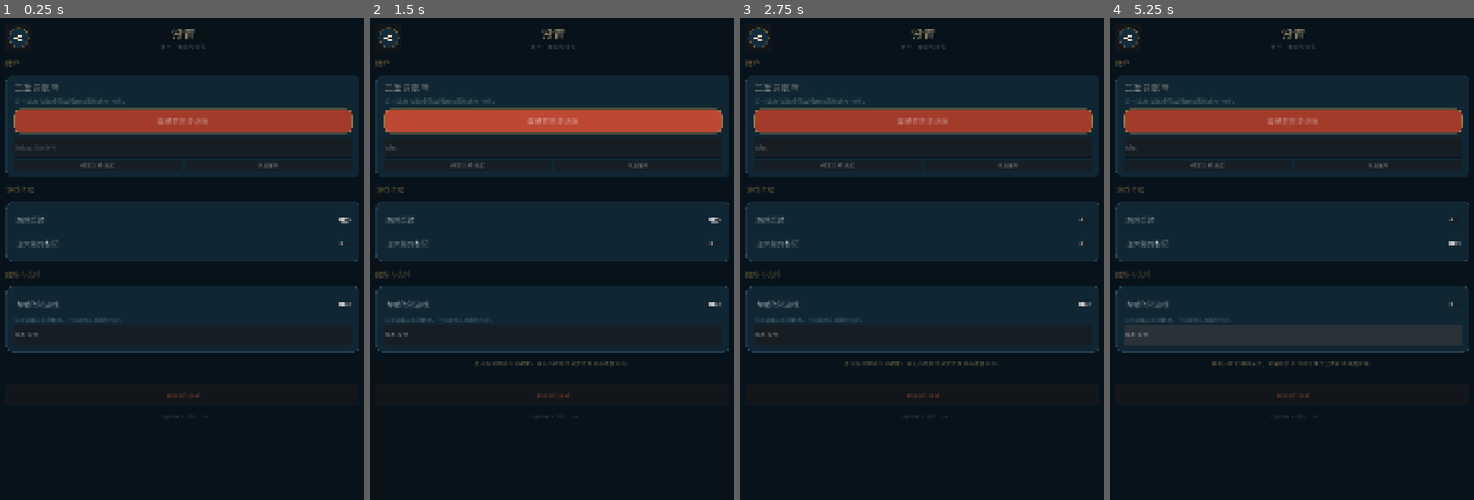
Above: before the commit, frames 1-4 (left to right).
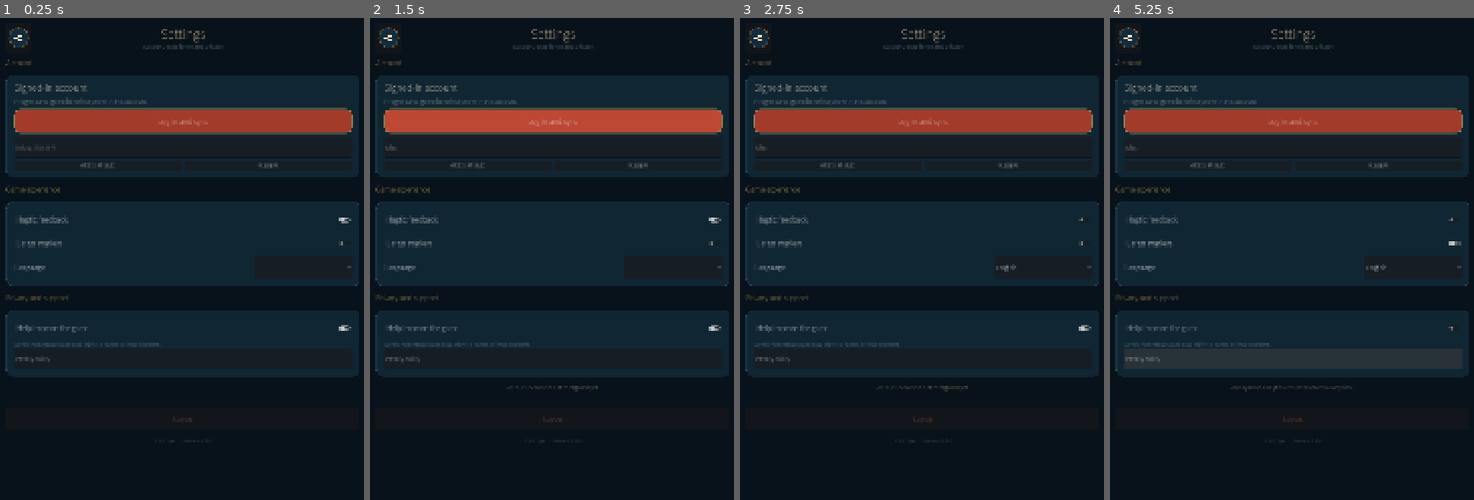
Above: after the commit, the same moments.

Repository: TheMGame/game-odd-spot
Game: Godot game, scene res://scenes/settings/settings.tscn
Two runs of this game, one before a commit and one after it. Both use one fixed random seed, a clock stepped at 60 frames per second and the inputs below. This scene is started directly instead of the project's main scene.
Inputs (mouse positions are in pixels of both pictures, inside the frame that each line leads up to):
- Up to frame 1 (0.25 s): no input
- Up to frame 2 (1.5 s): click (552, 148) at 0.52 s; type "Alex" at 0.6 s; click "登录并同步进度" (after the commit: "Log in and sync") at 1.25 s
- Up to frame 3 (2.75 s): click "触感反馈" (after the commit: "Haptic feedback") at 2 s
- Up to frame 4 (5.25 s): click "加大差异标记" (after the commit: "Larger markers") at 2.75 s; click "帮助改进游戏" (after the commit: "Help improve the game") at 3.5 s; click (1412, 268) at 4.25 s, where only the run after the commit has a clickable "English"; click "隐私政策" (after the commit: "Privacy policy") at 5 s

The runs differ from the first frame. In frame 1, 2.4% of the frame differs, in the area x 1-99%, y 2-89%; in frame 2, 2.6%; in frame 3, 2.6%; in frame 4, 8.9%.

Commit message:
feat: 增加多语言，修复一些 bug

Diff:
--- a/client/project.godot
+++ b/client/project.godot
@@ -27,10 +27,12 @@
 [autoload]
 
 SessionStore="*res://scripts/storage/session_store.gd"
+Preferences="*res://scripts/storage/preferences.gd"
 ApiClient="*res://scripts/api/api_client.gd"
+LanguagePackManager="*res://scripts/localization/language_pack_manager.gd"
+LocaleManager="*res://scripts/localization/locale_manager.gd"
 CatalogRepository="*res://scripts/catalog/catalog_repository.gd"
 ProgressStore="*res://scripts/storage/progress_store.gd"
-Preferences="*res://scripts/storage/preferences.gd"
 SyncQueue="*res://scripts/storage/sync_queue.gd"
 Analytics="*res://scripts/analytics/analytics.gd"
 Monetization="*res://scripts/monetization/monetization.gd"
@@ -48,6 +50,10 @@
 
 theme/custom_font="res://assets/fonts/NotoSansSC-Game.ttf"
 
+[internationalization]
+
+locale/translations=PackedStringArray("res://i18n/zh_CN.po", "res://i18n/en_US.po")
+
 [oddspot]
 
 network/production_base_url="https://oddspot.guaguatu.com"
--- a/client/scenes/bootstrap/bootstrap.gd
+++ b/client/scenes/bootstrap/bootstrap.gd
@@ -16,13 +16,14 @@
 func _bootstrap() -> void:
 	retry_button.visible = false
 	start_button.visible = false
-	status_label.text = "正在准备旅程…"
+	status_label.text = tr("正在准备旅程…")
 	loading_progress.value = 15
+	await LocaleManager.initialize_web_default()
 	if not SessionStore.has_access_token():
 		_enter_login()
 		return
 	if not SessionStore.has_valid_access_token():
-		status_label.text = "正在恢复登录状态…"
+		status_label.text = tr("正在恢复登录状态…")
 		var refresh := await ApiClient.refresh_session()
 		if not refresh.ok:
 			if SessionStore.has_access_token():
@@ -31,21 +32,22 @@
 				_enter_login()
 			return
 	loading_progress.value = 55
-	status_label.text = "正在加载启动配置…"
+	status_label.text = tr("正在加载启动配置…")
 	var bootstrap := await ApiClient.get_bootstrap()
 	if not bootstrap.ok:
 		_show_error(str(bootstrap.get("error", "BOOTSTRAP_FAILED")))
 		return
+	LocaleManager.apply_bootstrap(bootstrap.data.get("data", {}))
 	loading_progress.value = 82
-	status_label.text = "正在同步本地进度…"
+	status_label.text = tr("正在同步本地进度…")
 	await SyncQueue.flush()
 	loading_progress.value = 100
-	status_label.text = "一切就绪"
+	status_label.text = tr("一切就绪")
 	_enter_home()
 
 
 func _show_error(error: String) -> void:
-	status_label.text = "暂时无法完成启动：%s\n请检查网络后重试" % error
+	status_label.text = tr("暂时无法完成启动：%s\n请检查网络后重试") % error
 	retry_button.visible = true
 
 
--- a/client/scenes/settings/settings.gd
+++ b/client/scenes/settings/settings.gd
@@ -9,6 +9,10 @@
 @onready var large_markers_toggle: CheckButton = $SafeArea/Layout/Scroll/Sections/ExperienceCard/Rows/LargeMarkers
 @onready var status_label: Label = $SafeArea/Layout/Scroll/Sections/Status
 @onready var developer_account: VBoxContainer = $SafeArea/Layout/Scroll/Sections/AccountCard/Content/DeveloperAccount
+@onready var language_selector: OptionButton = $SafeArea/Layout/Scroll/Sections/ExperienceCard/Rows/Language/Selector
+
+var _locale_ids: Array[String] = []
+var _changing_locale := false
 
 
 func _ready() -> void:
@@ -17,6 +21,7 @@
 	analytics_toggle.toggled.connect(_analytics_toggled)
 	vibration_toggle.toggled.connect(_vibration_toggled)
 	large_markers_toggle.toggled.connect(_large_markers_toggled)
+	language_selector.item_selected.connect(_language_selected)
 	$SafeArea/Layout/Header/Back.pressed.connect(_go_home)
 	# 当前没有广告，先隐藏“移除广告”；后续接入广告平台时恢复按钮和购买回调。
 	$SafeArea/Layout/Scroll/Sections/PrivacyCard/Rows/Purchase.visible = false
@@ -26,9 +31,10 @@
 	$SafeArea/Layout/Scroll/Sections/AccountCard/Content/DeveloperAccount/Actions/LoginAccount.pressed.connect(_login_account)
 	$SafeArea/Layout/Scroll/Sections/Logout.pressed.connect(_logout)
 	developer_account.visible = OS.is_debug_build()
-	$SafeArea/Layout/Scroll/Sections/AccountCard/Content/Identity.text = "已登录账号"
-	$SafeArea/Layout/Scroll/Sections/AccountCard/Content/Description.text = "关卡进度与游戏权益将跟随当前账号同步。"
-	$SafeArea/Layout/Scroll/Sections/Version.text = "火眼金睛 · 版本 %s" % ProjectSettings.get_setting("application/config/version", "0.1.0")
+	$SafeArea/Layout/Scroll/Sections/AccountCard/Content/Identity.text = tr("已登录账号")
+	$SafeArea/Layout/Scroll/Sections/AccountCard/Content/Description.text = tr("关卡进度与游戏权益将跟随当前账号同步。")
+	$SafeArea/Layout/Scroll/Sections/Version.text = tr("火眼金睛 · 版本 %s") % ProjectSettings.get_setting("application/config/version", "0.1.0")
+	await _load_languages()
 
 
 func _load_settings() -> void:
@@ -63,18 +69,58 @@
 	Preferences.set_value("accessibility", "large_markers", enabled)
 
 
+func _load_languages() -> void:
+	language_selector.clear()
+	_locale_ids.clear()
+	var items: Array = await LanguagePackManager.available_locales()
+	if items.is_empty():
+		items = [
+			{"locale": "zh-CN", "native_name": "简体中文"},
+			{"locale": "en-US", "native_name": "English"},
+		]
+	for item in items:
+		if not item is Dictionary:
+			continue
+		var locale := str(item.get("locale", ""))
+		_locale_ids.append(locale)
+		language_selector.add_item(str(item.get("native_name", locale)))
+		if locale == LocaleManager.current_locale():
+			language_selector.select(_locale_ids.size() - 1)
+
+
+func _language_selected(index: int) -> void:
+	if _changing_locale or index < 0 or index >= _locale_ids.size():
+		return
+	var previous := LocaleManager.current_locale()
+	_changing_locale = true
+	language_selector.disabled = true
+	status_label.text = tr("SETTINGS_LANGUAGE_LOADING")
+	var result := await LocaleManager.select_locale(_locale_ids[index])
+	if result.ok:
+		status_label.text = tr("SETTINGS_LANGUAGE_CHANGED")
+		get_tree().reload_current_scene()
+	else:
+		status_label.text = tr("SETTINGS_LANGUAGE_FAILED")
+		for item_index in _locale_ids.size():
+			if _locale_ids[item_index] == previous:
+				language_selector.select(item_index)
+				break
+	language_selector.disabled = false
+	_changing_locale = false
+
+
 func _purchase() -> void:
-	status_label.text = "正在验证购买…"
+	status_label.text = tr("正在验证购买…")
 	var result := await Monetization.purchase_no_ads()
-	status_label.text = "已移除广告" if result.ok else "暂时无法完成购买，请稍后再试"
+	status_label.text = tr("已移除广告") if result.ok else tr("暂时无法完成购买，请稍后再试")
 
 
 func _show_privacy() -> void:
-	status_label.text = "匿名分析可随时关闭；安装标识与访问令牌仅以不可逆摘要保存。"
+	status_label.text = tr("匿名分析可随时关闭；安装标识与访问令牌仅以不可逆摘要保存。")
 
 
 func _request_product_login() -> void:
-	status_label.text = "正式账号服务尚未配置。接入后将在这里完成登录与进度合并。"
+	status_label.text = tr("正式账号服务尚未配置。接入后将在这里完成登录与进度合并。")
 	if OS.is_debug_build():
 		developer_account.visible = true
 
--- a/client/scenes/settings/settings.tscn
+++ b/client/scenes/settings/settings.tscn
@@ -165,6 +165,21 @@
 theme_override_font_sizes/font_size = 20
 text = "加大差异标记"
 
+[node name="Language" type="HBoxContainer" parent="SafeArea/Layout/Scroll/Sections/ExperienceCard/Rows"]
+custom_minimum_size = Vector2(0, 64)
+layout_mode = 2
+
+[node name="Label" type="Label" parent="SafeArea/Layout/Scroll/Sections/ExperienceCard/Rows/Language"]
+layout_mode = 2
+size_flags_horizontal = 3
+theme_override_font_sizes/font_size = 20
+text = "语言"
+
+[node name="Selector" type="OptionButton" parent="SafeArea/Layout/Scroll/Sections/ExperienceCard/Rows/Language"]
+custom_minimum_size = Vector2(280, 58)
+layout_mode = 2
+theme_override_font_sizes/font_size = 18
+
 [node name="PrivacyTitle" type="Label" parent="SafeArea/Layout/Scroll/Sections"]
 layout_mode = 2
 theme_override_colors/font_color = Color(0.84, 0.66, 0.34, 1)
--- a/client/scripts/api/api_client.gd
+++ b/client/scripts/api/api_client.gd
@@ -27,6 +27,20 @@
 		business_date = str(data.get("business_date", business_date))
 		app_timezone = str(data.get("app_timezone", app_timezone))
 	return result
+
+
+func get_locales() -> Dictionary:
+	return await _request_json(HTTPClient.METHOD_GET, "/v1/locales", {}, false, true)
+
+
+func get_default_locale() -> Dictionary:
+	return await _request_json(HTTPClient.METHOD_GET, "/v1/locale/default", {}, false, true)
+
+
+func update_locale(locale: String) -> Dictionary:
+	return await _request_json(HTTPClient.METHOD_PUT, "/v1/session/locale", {
+		"locale": locale,
+	}, true, true)
 
 
 func get_business_date() -> Dictionary:
--- a/client/scripts/catalog/catalog_repository.gd
+++ b/client/scripts/catalog/catalog_repository.gd
@@ -1,6 +1,5 @@
 extends Node
 
-const CACHE_PATH := "user://catalog_cache.json"
 const TTL_SECONDS := 300
 
 signal request_finished
@@ -47,15 +46,21 @@
 
 
 func _load_disk() -> void:
-	if not FileAccess.file_exists(CACHE_PATH):
+	var cache_path := _cache_path()
+	if not FileAccess.file_exists(cache_path):
 		return
-	var parsed = JSON.parse_string(FileAccess.get_file_as_string(CACHE_PATH))
+	var parsed = JSON.parse_string(FileAccess.get_file_as_string(cache_path))
 	if parsed is Dictionary and parsed.get("catalog") is Dictionary:
 		_catalog = parsed.catalog
 		_loaded_at = int(parsed.get("loaded_at", 0))
 
 
 func _save_disk() -> void:
-	var file := FileAccess.open(CACHE_PATH, FileAccess.WRITE)
+	var file := FileAccess.open(_cache_path(), FileAccess.WRITE)
 	if file != null:
 		file.store_string(JSON.stringify({"loaded_at": _loaded_at, "catalog": _catalog}))
+
+
+func _cache_path() -> String:
+	var locale := TranslationServer.get_locale().replace("_", "-")
+	return "user://catalog_%s.json" % locale.validate_filename()
--- /dev/null
+++ b/client/scripts/localization/language_pack_manager.gd
@@ -0,0 +1,104 @@
+extends Node
+
+signal download_progress(locale: String, received: int, total: int)
+signal pack_loaded(locale: String, version: int)
+signal pack_failed(locale: String, error: String)
+
+const CACHE_ROOT := "user://i18n"
+const BUILTIN_LOCALES := ["zh-CN", "en-US"]
+
+var _manifest: Dictionary = {}
+
+
+func refresh_manifest() -> Dictionary:
+	var result := await ApiClient.get_locales()
+	if not result.ok:
+		return result
+	_manifest.clear()
+	for item in result.data.get("data", {}).get("locales", []):
+		if item is Dictionary:
+			_manifest[str(item.get("locale", ""))] = item
+	return result
+
+
+func available_locales() -> Array:
+	if _manifest.is_empty():
+		await refresh_manifest()
+	return _manifest.values()
+
+
+func ensure_locale(locale: String) -> bool:
+	if locale in BUILTIN_LOCALES:
+		return true
+	if _manifest.is_empty():
+		var manifest_result := await refresh_manifest()
+		if not manifest_result.ok:
+			return false
+	if not _manifest.has(locale):
+		return false
+	var item: Dictionary = _manifest[locale]
+	var version := int(item.get("version", 0))
+	var directory := "%s/%s/%s" % [CACHE_ROOT, locale, version]
+	var pack_path := "%s/language.pck" % directory
+	if FileAccess.file_exists(pack_path) and _verify_file(pack_path, item):
+		return _load_pack(locale, version, pack_path, str(item.get("resource_path", "")))
+	DirAccess.make_dir_recursive_absolute(ProjectSettings.globalize_path(directory))
+	var temporary_path := pack_path + ".download"
+	var downloaded := await _download_pack(locale, item, temporary_path)
+	if not downloaded or not _verify_file(temporary_path, item):
+		DirAccess.remove_absolute(ProjectSettings.globalize_path(temporary_path))
+		pack_failed.emit(locale, "LANGUAGE_PACK_INVALID")
+		return false
+	var absolute_temp := ProjectSettings.globalize_path(temporary_path)
+	var absolute_pack := ProjectSettings.globalize_path(pack_path)
+	if FileAccess.file_exists(pack_path):
+		DirAccess.remove_absolute(absolute_pack)
+	if DirAccess.rename_absolute(absolute_temp, absolute_pack) != OK:
+		pack_failed.emit(locale, "LANGUAGE_PACK_STORE_FAILED")
+		return false
+	return _load_pack(locale, version, pack_path, str(item.get("resource_path", "")))
+
+
+func _download_pack(locale: String, item: Dictionary, destination: String) -> bool:
+	var request := HTTPRequest.new()
+	request.download_file = destination
+	request.timeout = 30.0
+	add_child(request)
+	request.request_progress.connect(func(downloaded: int, total: int) -> void:
+		download_progress.emit(locale, downloaded, total)
+	)
+	var error := request.request(str(item.get("download_url", "")))
+	if error != OK:
+		request.queue_free()
+		return false
+	var response: Array = await request.request_completed
+	request.queue_free()
+	return int(response[0]) == HTTPRequest.RESULT_SUCCESS and int(response[1]) >= 200 and int(response[1]) < 300
+
+
+func _verify_file(path: String, item: Dictionary) -> bool:
+	var file := FileAccess.open(path, FileAccess.READ)
+	if file == null:
+		return false
+	var expected_size := int(item.get("size_bytes", 0))
+	if expected_size > 0 and file.get_length() != expected_size:
+		return false
+	var expected_hash := str(item.get("sha256", "")).to_lower()
+	return expected_hash.is_empty() or FileAccess.get_sha256(path).to_lower() == expected_hash
+
+
+func _load_pack(locale: String, version: int, path: String, resource_path: String) -> bool:
+	if not ProjectSettings.load_resource_pack(path, false):
+		pack_failed.emit(locale, "LANGUAGE_PACK_LOAD_FAILED")
+		return false
+	if resource_path.is_empty():
+		pack_failed.emit(locale, "LANGUAGE_RESOURCE_PATH_MISSING")
+		return false
+	var translation := ResourceLoader.load(resource_path, "Translation", ResourceLoader.CACHE_MODE_REPLACE)
+	if not translation is Translation:
+		pack_failed.emit(locale, "LANGUAGE_RESOURCE_LOAD_FAILED")
+		return false
+	TranslationServer.add_translation(translation)
+	Preferences.set_value("localization", "locale_pack_version", version)
+	pack_loaded.emit(locale, version)
+	return true
--- /dev/null
+++ b/client/scripts/localization/locale_manager.gd
@@ -0,0 +1,91 @@
+extends Node
+
+signal locale_changed(locale: String)
+
+const BUILTIN_LOCALES := ["zh-CN", "en-US"]
+
+var _initialized := false
+
+
+func _ready() -> void:
+	initialize()
+
+
+func initialize() -> void:
+	if _initialized:
+		return
+	_initialized = true
+	var selected := Preferences.locale
+	if selected.is_empty():
+		selected = normalize_locale(TranslationServer.get_locale())
+	set_locale_local(selected, false)
+
+
+func initialize_web_default() -> void:
+	initialize()
+	if not OS.has_feature("web") or Preferences.locale_mode == "manual":
+		return
+	var result := await ApiClient.get_default_locale()
+	if not result.ok:
+		return
+	var data: Dictionary = result.data.get("data", {})
+	var target := normalize_locale(str(data.get("locale", "en-US")))
+	if bool(data.get("requires_download", false)):
+		var loaded := await LanguagePackManager.ensure_locale(target)
+		if not loaded:
+			target = "en-US"
+	set_locale_local(target, false)
+
+
+func apply_bootstrap(data: Dictionary) -> void:
+	var supported: Array = data.get("supported_locales", [])
+	var target := normalize_locale(str(data.get("locale", current_locale())))
+	if not supported.is_empty() and target not in supported:
+		target = "en-US"
+	set_locale_local(target, false)
+
+
+func select_locale(locale: String) -> Dictionary:
+	var target := normalize_locale(locale)
+	if target not in BUILTIN_LOCALES:
+		var loaded := await LanguagePackManager.ensure_locale(target)
+		if not loaded:
+			return {"ok": false, "error": "LANGUAGE_PACK_DOWNLOAD_FAILED"}
+	# UI language is a local preference and must switch even when an older server
+	# does not yet expose the optional session-locale synchronization endpoint.
+	set_locale_local(target, true)
+	CatalogRepository.clear_cache()
+	call_deferred("_sync_locale", target)
+	return {
+		"ok": true,
+		"locale": target,
+		"server_synced": false,
+	}
+
+
+func _sync_locale(locale: String) -> void:
+	await ApiClient.update_locale(locale)
+
+
+func set_locale_local(locale: String, manual: bool) -> void:
+	var normalized := normalize_locale(locale)
+	TranslationServer.set_locale(normalized)
+	Preferences.set_value("localization", "locale", normalized)
+	if manual:
+		Preferences.set_value("localization", "locale_mode", "manual")
+	locale_changed.emit(normalized)
+
+
+func current_locale() -> String:
+	return normalize_locale(TranslationServer.get_locale())
+
+
+func normalize_locale(locale: String) -> String:
+	var value := locale.strip_edges().replace("_", "-").to_lower()
+	if value in ["zh", "zh-cn", "zh-hans", "zh-hans-cn"]:
+		return "zh-CN"
+	if value in ["en", "en-us"]:
+		return "en-US"
+	if value.length() == 5 and value.substr(2, 1) == "-":
+		return "%s-%s" % [value.substr(0, 2), value.substr(3, 2).to_upper()]
+	return "en-US" if value.is_empty() else locale.replace("_", "-")
--- a/client/scripts/storage/preferences.gd
+++ b/client/scripts/storage/preferences.gd
@@ -5,6 +5,9 @@
 var analytics_enabled := true
 var vibration_enabled := true
 var large_markers := false
+var locale := ""
+var locale_mode := "automatic"
+var locale_pack_version := 0
 
 
 func _ready() -> void:
@@ -13,6 +16,9 @@
 	analytics_enabled = bool(config.get_value("privacy", "analytics", true))
 	vibration_enabled = bool(config.get_value("gameplay", "vibration", true))
 	large_markers = bool(config.get_value("accessibility", "large_markers", false))
+	locale = str(config.get_value("localization", "locale", ""))
+	locale_mode = str(config.get_value("localization", "locale_mode", "automatic"))
+	locale_pack_version = int(config.get_value("localization", "locale_pack_version", 0))
 
 
 func set_value(section: String, key: String, value: Variant) -> void:
@@ -24,3 +30,6 @@
 		"privacy/analytics": analytics_enabled = bool(value)
 		"gameplay/vibration": vibration_enabled = bool(value)
 		"accessibility/large_markers": large_markers = bool(value)
+		"localization/locale": locale = str(value)
+		"localization/locale_mode": locale_mode = str(value)
+		"localization/locale_pack_version": locale_pack_version = int(value)
--- a/client/tests/run_unit_tests.gd
+++ b/client/tests/run_unit_tests.gd
@@ -4,6 +4,7 @@
 func _initialize() -> void:
 	var failures: Array[String] = []
 	_test_level_validator(failures)
+	_test_builtin_translations(failures)
 	if failures.is_empty():
 		print("Godot unit checks passed.")
 		quit(0)
@@ -35,6 +36,13 @@
 		failures.append(message)
 
 
+func _test_builtin_translations(failures: Array[String]) -> void:
+	TranslationServer.set_locale("en-US")
+	_expect(TranslationServer.translate("设置") == "Settings", "English built-in translation was not loaded", failures)
+	TranslationServer.set_locale("zh-CN")
+	_expect(TranslationServer.translate("设置") == "设置", "Chinese locale did not restore source text", failures)
+
+
 func _valid_level() -> Dictionary:
 	var hash := "a".repeat(64)
 	var asset := {"asset_id": "asset_0001", "url": "https://example.com/a.webp", "sha256": hash}
Not shown, added: client/i18n/en_US.po
Not shown, added: client/i18n/zh_CN.po
Not shown, added: client/scripts/localization/language_pack_manager.gd.uid
Not shown, added: client/scripts/localization/locale_manager.gd.uid
Not shown, changed: contracts/api.openapi.yaml
Not shown, changed: docs/ai_spot_difference_solution/configs/market-config.example.yaml
Not shown, added: docs/plan/game-odd-spot-i18n-plan.md
Not shown, removed: docs/plan/game-odd-spot-multiregion-i18n-plan.md
Not shown, changed: server/configs/development.env.example
Not shown, changed: server/internal/app/app.go
Not shown, changed: server/internal/catalog/service.go
Not shown, changed: server/internal/config/config.go
(and 7 more such lines)
